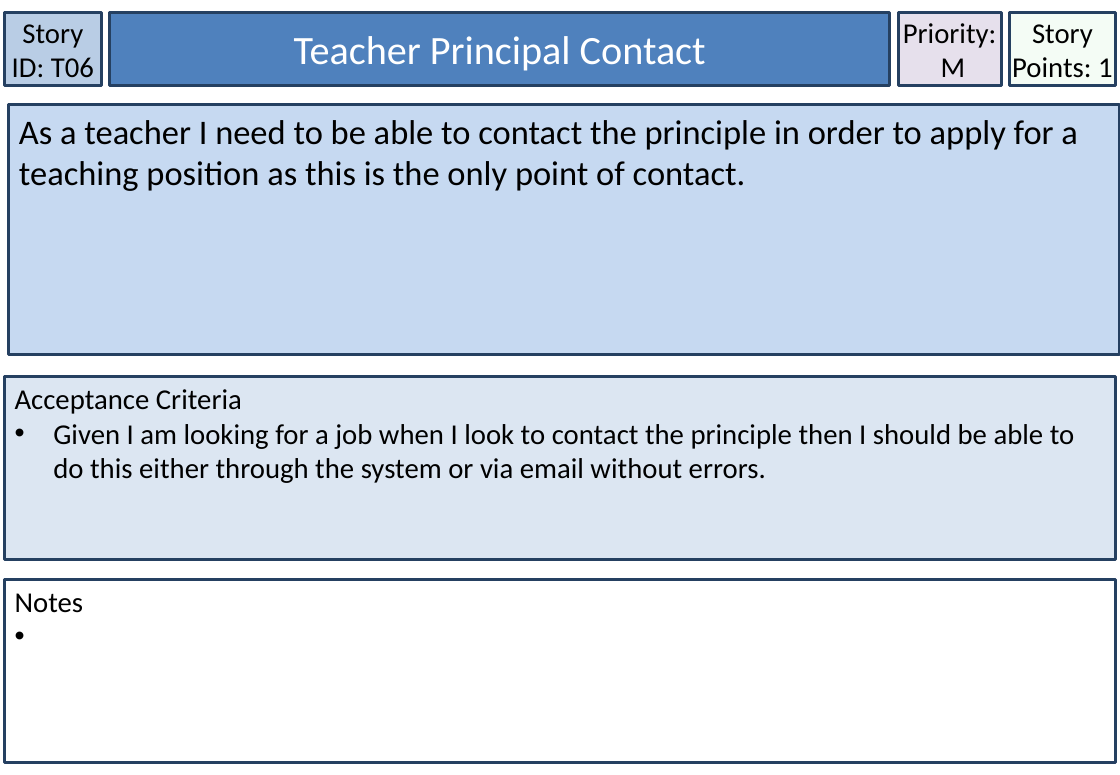
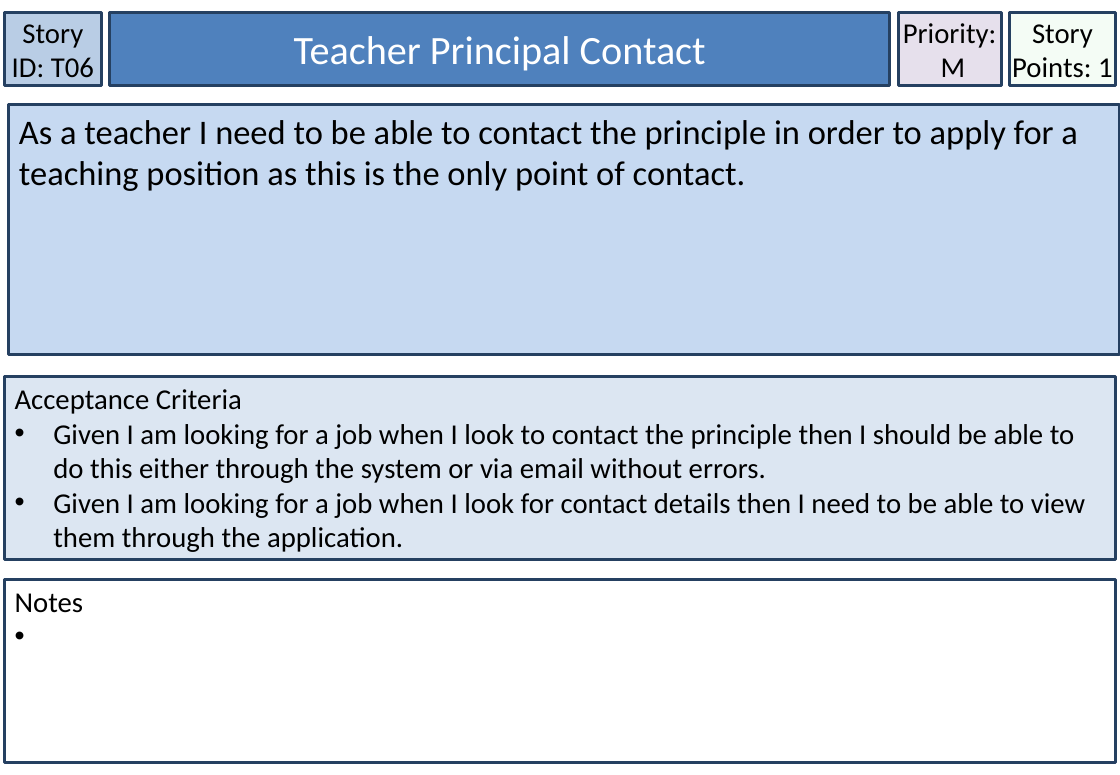
Before and after one commit to MichaelDevenish/IFB299MusicSchool, a slide deck: slide 16 of Documentation/Accpetance Criteria & User Stories/User Stories Final Format.pptx. Drawn at 1120x775 pixels with LibreOffice and Linux fonts; fonts in the diff are those of the drawing. Boxes give left, top, right and bottom in pixels: in the first picture for what was removed or moved away, otherwise in the second. Text is boxed around its words. In the diff, an @@ line names an element or a change of style, - is before the commit and + after.

```diff
--- a/Documentation/Accpetance Criteria & User Stories/User Stories Final Format.pptx
+++ b/Documentation/Accpetance Criteria & User Stories/User Stories Final Format.pptx
@@ text in rectangle at box(53, 493, 1085, 552): paragraph added @@
+• Given I am looking for a job when I look for contact details then I need to be able to view them through the application.
```
Also in this commit, not shown: 18 other slides changed, 1 other file.
